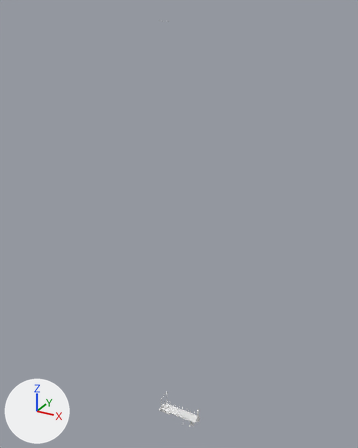
The FBX model road_train_trailer/meshes/trucks/tuning/lowmain.fbx: old version first, new version second.
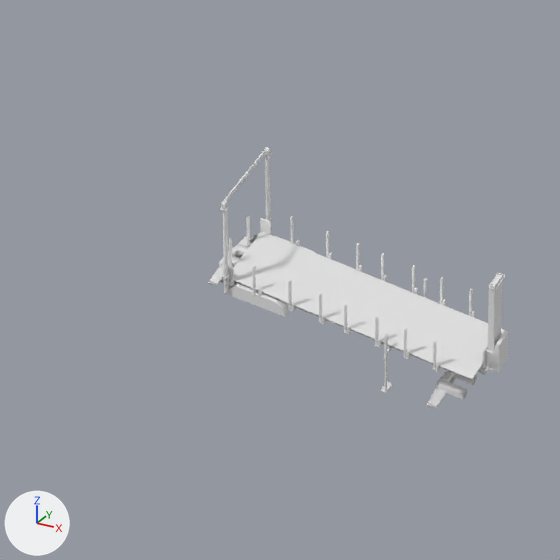
Each version is shown whole from a 50 mm camera at (0.467, -0.915, 1.035) aimed at (-0.05, 0.025, 0.565), then close up on the part from 36% to 58% of the width and 83% to 100% of the height. The lights are fixed; the arrows at lower left show +X, +Y and +Z. Materials are left out; every surface is plain grey. Where no turn or scale is listed for an object, it has been applied to the vertices. Vertices at the same position are counted once.

Before the edit, the objects in view are built like this:
```python
me_cube_100 = bpy.data.meshes.new('Cube.100')
me_cube_100.from_pydata(...)  # 540 vertices, 394 faces; spans x -0.0881..0.0192, y -0.0152..0.0151, z 0.017..0.0313
# faces by material slot: [383, 11]
me_cube_100.materials.append(mat_main_mat)
me_cube_100.materials.append(mat_arm_mat_001)
me_cube_101 = bpy.data.meshes.new('Cube.101')
me_cube_101.from_pydata(...)  # 596 vertices, 463 faces; spans x -0.0919..0.0246, y -0.0169..0.0169, z 0.0096..0.0581
me_cube_104 = bpy.data.meshes.new('Cube.104')
me_cube_104.from_pydata(...)  # 22631 vertices, 17530 faces; spans x 0.0506..0.1682, y -0.0248..0.0109, z -0.0295..0.0307
me_cube_104.materials.append(mat_main_mat)
ob_cdt_body_013 = bpy.data.objects.new('cdt_Body.013', me_cube_101)
ob_cdt_body_013.location = (0.0, 0.0, -0.0081)
ob_cdt_lift_012 = bpy.data.objects.new('cdt_Lift.012', me_cube_100)
ob_cdt_lift_012.location = (0.0, 0.0, -0.0081)
ob_main_004 = bpy.data.objects.new('main.004', me_cube_104)
ob_main_004.location = (-0.1453, 0.007, 0.0194)
# also in view: 'cdt_Hitch.011' at (0.005, 0.0, -0.008); 'lift.003' at (-0.033, 0.0, 0.016)
```
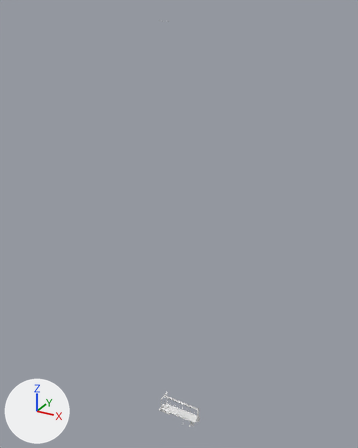
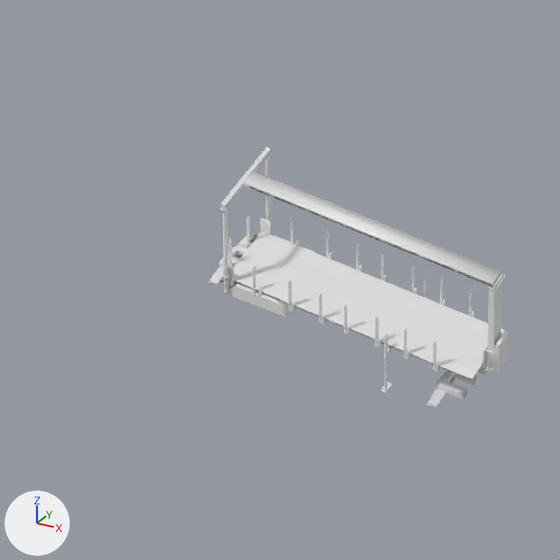
Scene script edits in JSON lines:
```json
{"block": "me_cube_101", "where": "me_cube_101.from_pydata(...)  # 596 vertices, 463 faces; spans x -0.0919..0.0246, y -0.0169..0.0169, z 0.0096..0.0581"}
{"block": "me_cube_101", "where": "# used by ob_cdt_body_013; location = (0.0, 0.0, -0.0081)"}
{"block": "me_cube_101", "where": "# verts and faces of me_cube_101; kept vertices keep their numbers, new ones are numbered from 596"}
{"block": "me_cube_101", "change": "me_cube_101 part 1: the loose piece of 8 vertices spanning x -0.085..-0.0844, y -0.0169..0.0169, z 0.0567..0.0581 is copied, and the copy is scaled about its middle by (1.78, 1, 1.32), then moved by (0.0009, 0.0, -0.0003); it spans x -0.0843..-0.0833, y -0.0169..0.0169, z 0.0562..0.0581"}
{"block": "me_cube_101", "change": "me_cube_101 part 2"}
{"op": "add", "block": "me_cube_101", "code": "verts[596] = (-0.0843, -0.0037, 0.0568)"}
{"op": "add", "block": "me_cube_101", "code": "verts[597] = (0.021, -0.0036, 0.0562)  # pixel (491, 286)"}
{"op": "add", "block": "me_cube_101", "code": "verts[598] = (-0.0843, -0.0037, 0.058)  # pixel (240, 181)"}
{"op": "add", "block": "me_cube_101", "code": "verts[599] = (0.021, -0.0036, 0.0573)  # pixel (491, 284)"}
{"op": "add", "block": "me_cube_101", "code": "for new, old in zip([*range(600, 604)], [*range(596, 600)]): verts[new] = verts[old] + (0.0, 0.0071, 0.0)"}
{"op": "add", "block": "me_cube_101", "code": "faces += [(596, 597, 599, 598), (596, 600, 601, 597), (596, 598, 602, 600), (600, 602, 603, 601), (597, 601, 603, 599), (598, 599, 603, 602)]"}
{"op": "add", "block": "me_cube_076", "code": ["me_cube_076 = bpy.data.meshes.new('Cube.076')", "me_cube_076.from_pydata(...)  # 56 vertices, 44 faces; spans x -0.0397..0.0658, y -0.016..0.0161, z -0.0009..0.0009"]}
{"op": "add", "block": "ob_top_004", "code": ["ob_top_004 = bpy.data.objects.new('top.004', me_cube_076)", "ob_top_004.location = (-0.0447, -0.0001, 0.049)"]}
```

Where the change shows, as pixel boxes [x1, y1, x2, y2] in the close-ups (560 x 560 px):
```json
{"object": "top.004", "change": "added", "after": [226, 154, 501, 287]}
{"part": 1, "of": "me_cube_101", "change": "added", "after": [222, 148, 270, 209]}
{"part": 2, "of": "me_cube_101", "change": "added", "after": [243, 171, 500, 285]}
```
